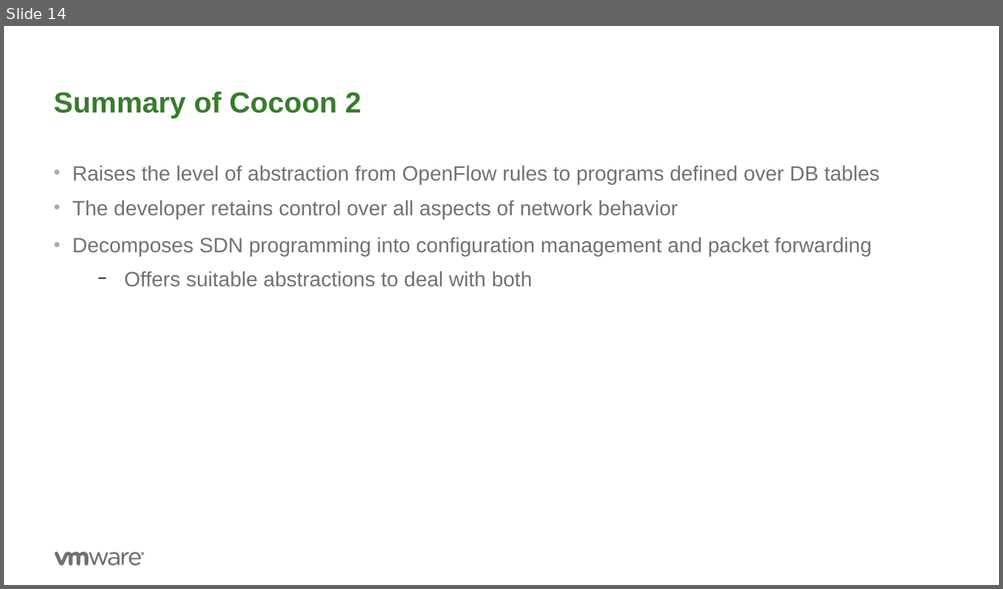
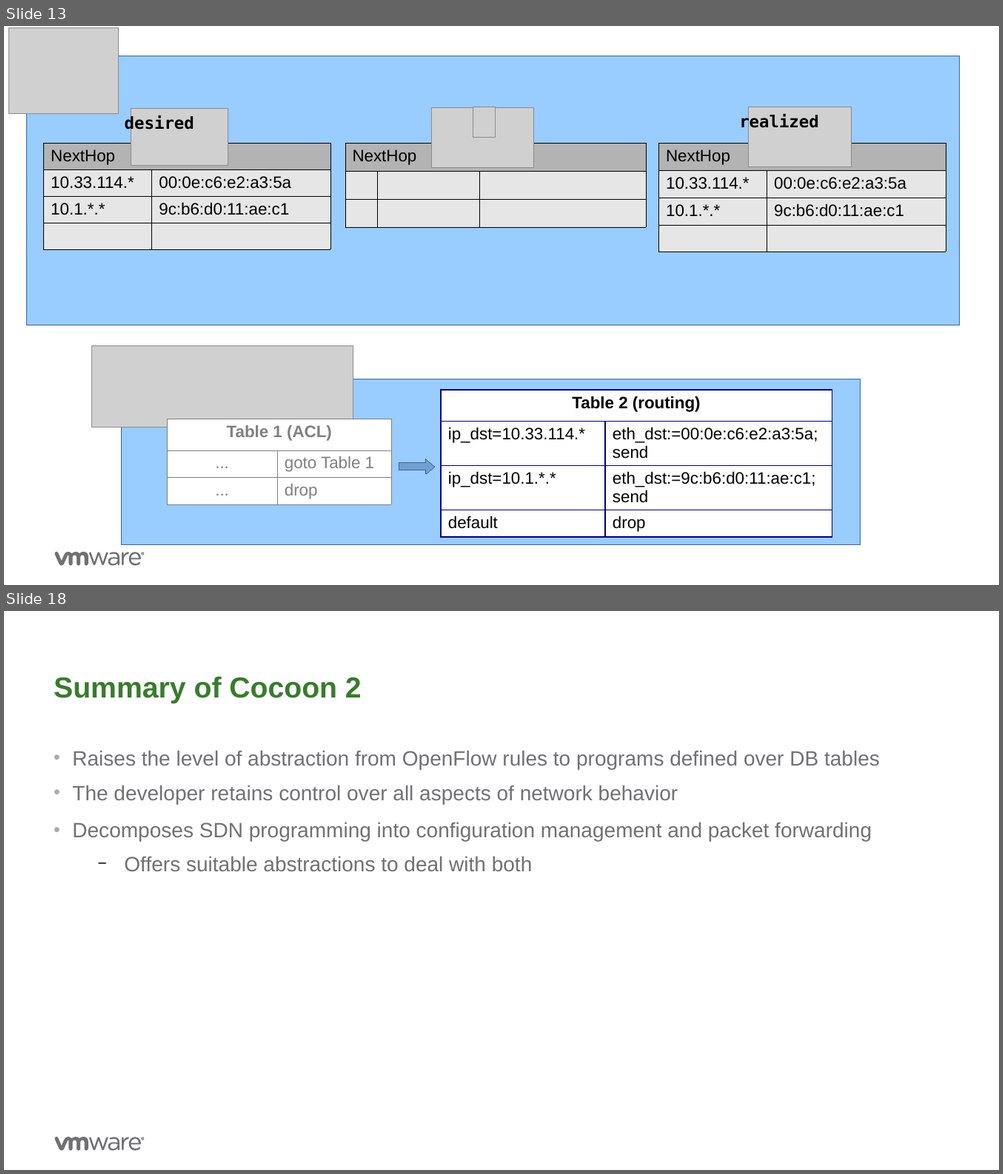
Before and after one commit to ryzhyk/cocoon, a slide deck: doc/wnv17/cocoon.odp. Shown one above the other, each under a label of ours: slide 14 before the commit, slides 13 and 18 after it; the slides between them are not shown. The pictures are 1003x589 and 1003x1174 pixels, drawn with LibreOffice and Linux fonts; fonts in the diff are those of the drawing; grey boxes stand for pictures; background and template pictures are left out. Boxes give left, top, right and bottom in pixels: in the first picture for what was removed or moved away, otherwise in the second. Text is boxed around its words. In the diff, an @@ line names an element or a change of style, - is before the commit and + after.

```diff
--- a/doc/wnv17/cocoon.odp
+++ b/doc/wnv17/cocoon.odp
@@ slide 13 added at box(4, 26, 999, 585), background #FFFFFF; not listed: 7 template elements that a slide beside it also shows @@
@@ picture added at box(8, 28, 118, 114) @@
@@ rectangle added at box(26, 56, 959, 326), fill #99CCFF, outline #3465A4 0 pt @@
@@ picture added at box(131, 109, 227, 166) @@
@@ picture added at box(431, 108, 533, 168) @@
@@ picture added at box(472, 107, 495, 137) @@
@@ text added at box(739, 113, 819, 131), 16 pt, text #000000, bold @@
+realized
@@ picture added at box(748, 107, 851, 167) @@
@@ text added at box(125, 116, 194, 133), 16 pt, text #000000, bold @@
+desired
@@ table added at box(43, 143, 331, 249), 4 rows, 2 columns @@
+NextHop | 
+10.33.114.* | 00:0e:c6:e2:a3:5a
+10.1.*.* | 9c:b6:d0:11:ae:c1
+ | 
@@ table added at box(345, 143, 646, 227), 3 rows, 3 columns @@
+NextHop |  | 
+ |  | 
+ |  | 
@@ table added at box(658, 143, 945, 252), 4 rows, 2 columns @@
+NextHop | 
+10.33.114.* | 00:0e:c6:e2:a3:5a
+10.1.*.* | 9c:b6:d0:11:ae:c1
+ | 
@@ picture added at box(91, 346, 353, 428) @@
@@ rectangle added at box(121, 380, 859, 545), fill #99CCFF, outline #3465A4 0 pt @@
@@ table added at box(441, 390, 831, 538), 4 rows, 2 columns @@
+Table 2 (routing) | 
+ip_dst=10.33.114.* | eth_dst:=00:0e:c6:e2:a3:5a; / send
+ip_dst=10.1.*.* | eth_dst:=9c:b6:d0:11:ae:c1; / send
+default | drop
@@ table added at box(168, 419, 391, 505), 3 rows, 2 columns @@
+Table 1 (ACL) | 
+... | goto Table 1
+... | drop
@@ right arrow added at box(398, 460, 435, 474), fill #729FCF, outline #3465A4 0 pt @@
@@ what was slide 14 is now slide 18 @@
```
Also in this commit, not shown: 12 slides changed, 4 other slides added, 1 slide removed.
